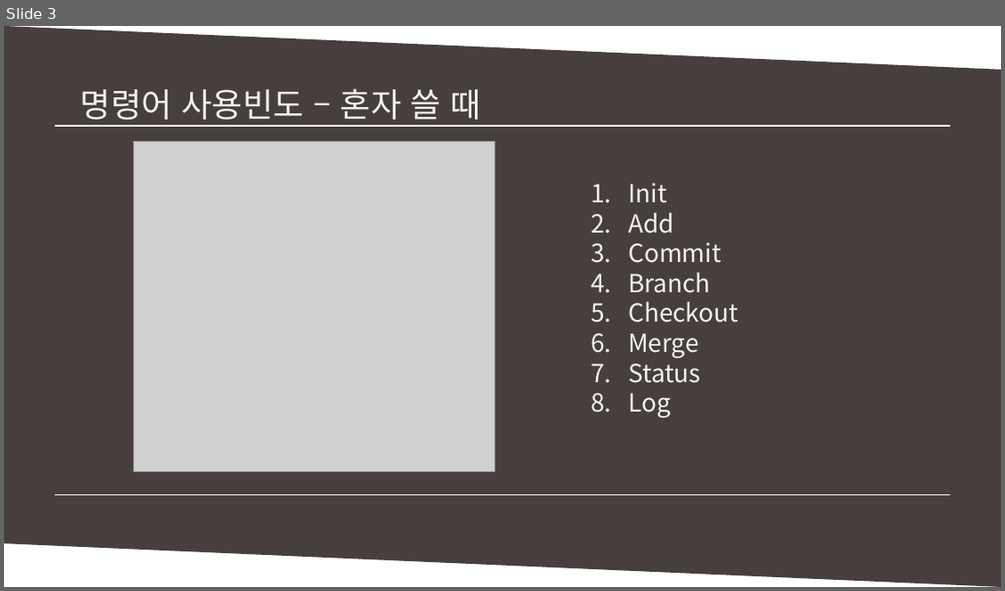
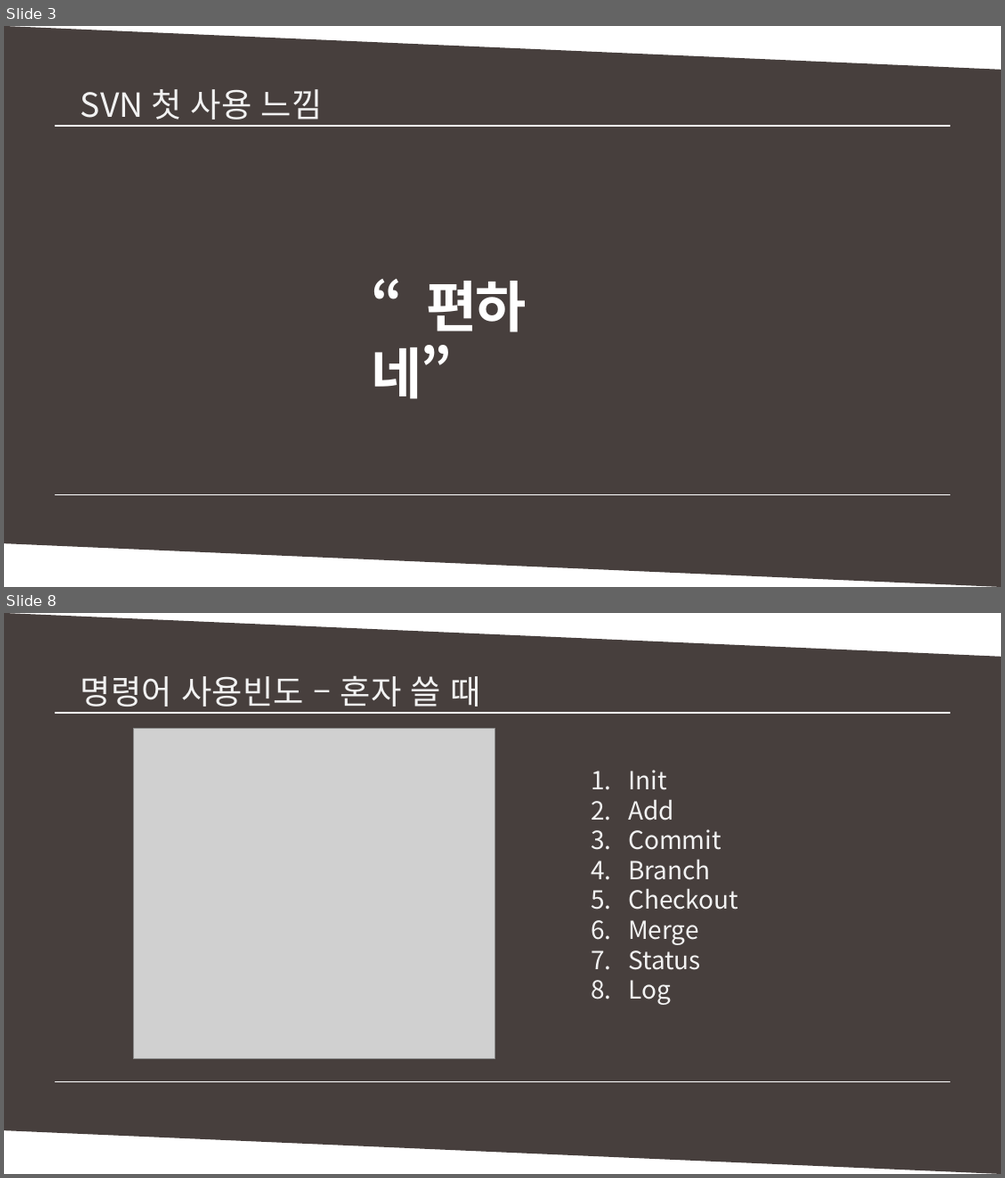
Before and after one commit to MinSikMoon/pptgit, a slide deck: git발표.pptx. Shown one above the other, each under a label of ours: slide 3 before the commit, slides 3 and 8 after it; the slides between them are not shown. The pictures are 1005x591 and 1005x1178 pixels, drawn with LibreOffice and Linux fonts; fonts in the diff are those of the drawing; grey boxes stand for pictures. Boxes give left, top, right and bottom in pixels: in the first picture for what was removed or moved away, otherwise in the second. Text is boxed around its words. In the diff, an @@ line names an element or a change of style, - is before the commit and + after.

```diff
--- a/git발표.pptx
+++ b/git발표.pptx
@@ slide 3 added at (x1=4, y1=26, x2=1001, y2=587), background #FFFFFF @@
@@ parallelogram added at (x1=4, y1=26, x2=1001, y2=586), fill #473F3D @@
@@ text added at (x1=81, y1=89, x2=323, y2=126), 24 pt, text #F2F2F2 @@
+SVN 첫 사용 느낌
@@ line added from (55, 126) to (950, 126), #FFFFFF 1 pt @@
@@ line added from (63, 126) to (950, 126), #FFFFFF 1 pt @@
@@ text added at (x1=371, y1=281, x2=526, y2=399), 40 pt, text #FFFFFF, bold @@
+“편하네”
@@ line added from (55, 494) to (942, 494), #FFFFFF 1 pt @@
@@ line added from (55, 494) to (950, 494), #FFFFFF 1 pt @@
@@ what was slide 3 is now slide 8 @@
```
Also in this commit, not shown: 2 slides changed, 4 other slides added, 1 slide removed.
